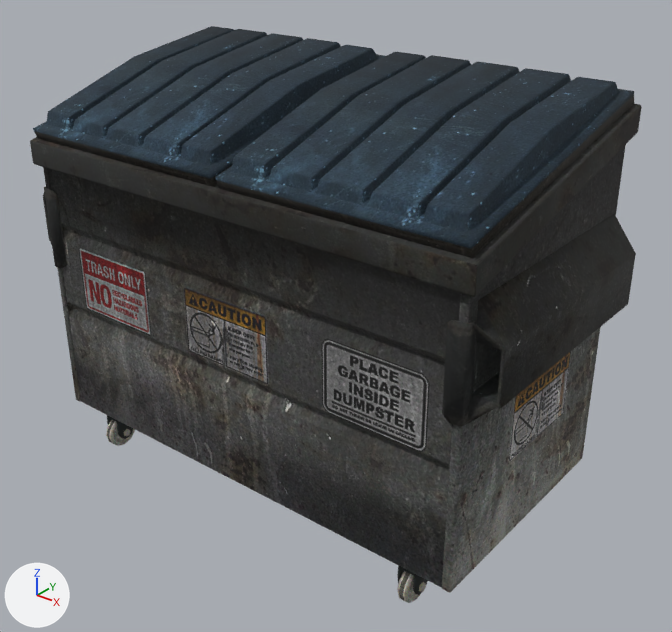
Renders of the COLLADA model media/models/dumpster/dumpster.dae from each side of a commit.
One viewpoint serves both versions: a camera (50 mm lens) standing at (3.61, -4.29, 3.9) and looking at (0.19, -0.01, 1.25). The axes (+X, +Y, +Z) are drawn at lower left. The lights are the same throughout. Objects named as collision shapes, trigger or cutter boxes, shadow casters or lower levels of detail are left out. Where no turn or scale is listed for an object, it has been applied to the vertices.

The older version as bpy lines, for what is in view:
```python
mat_dumpster = principled_material('dumpster')
mat_dumpster.texture = img_dumpster2_d_jpg
mat_dumpster.roughness = 0.9
me_dumpster2 = bpy.data.meshes.new('Dumpster2')
me_dumpster2.from_pydata(...)  # 2091 vertices, 3996 faces; spans x -27.9..26.4, y -55.1..55.1, z -0.2..86.3
me_dumpster2.materials.append(mat_dumpster)  # picture img_dumpster2_d_jpg
ob_dumpster2 = bpy.data.objects.new('Dumpster2', me_dumpster2)
ob_dumpster2.location = (0.001, 0.001, 0.0)
ob_dumpster2.rotation_euler = (0.0, 0.0, -1.571)  # degrees (0, 0, -90)
ob_dumpster2.scale = (0.0328, 0.0328, 0.0328)
```
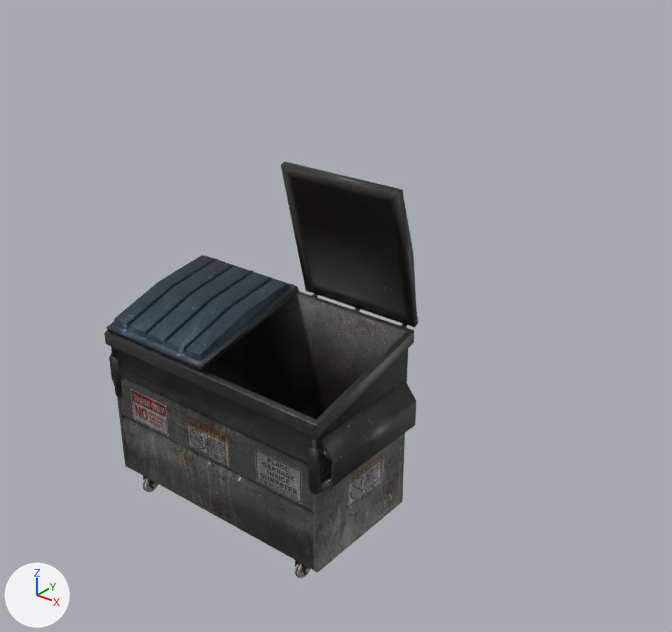
Where the newer file only moved an object's origin or applied its transform, the numbers keep the older frame.

Changed parts and their boxes (x1, y1, x2, y2) in the pictures (672 x 632 px; the box of a moved part takes in the faces that stretch with it):
'Dumpster2', surface changed, reshaped, moved, turned, rescaled: before (30, 26, 642, 603); after (104, 292, 416, 578)
'Dumpster2_002', now drawn (black): after (281, 162, 418, 327)
'Dumpster2_001', added (blue): after (106, 255, 299, 372)
part 1 of me_dumpster2, moved or reshaped: before (30, 104, 642, 592); after (104, 292, 414, 572)
part 2 of me_dumpster2, moved or reshaped: before (397, 571, 426, 603); after (295, 562, 311, 578)
part 3 of me_dumpster2, moved or reshaped: before (397, 565, 428, 595); after (295, 560, 310, 574)
part 4 of me_dumpster2, moved or reshaped: before (43, 187, 67, 268); after (109, 353, 122, 397)
part 5 of me_dumpster2, moved or reshaped: before (442, 214, 636, 426); after (308, 381, 416, 494)
part 6 of me_dumpster2, moved or reshaped: before (106, 420, 135, 446); after (143, 478, 158, 492)
part 7 of me_dumpster2, moved or reshaped: before (107, 415, 133, 439); after (143, 476, 157, 488)
part 8 of me_dumpster2, deleted (blue): before (33, 26, 634, 258)

The change, as a diff of the scene's bpy script:
```diff
--- a/media/models/dumpster/dumpster.dae.py
+++ b/media/models/dumpster/dumpster.dae.py
@@ mat_dumpster @@
 mat_dumpster.texture = img_dumpster2_d_jpg
-mat_dumpster.roughness = 0.9
+mat_dumpster.roughness = 0.44
@@ me_dumpster2 @@
 # used by ob_dumpster2; location = (0.001, 0.001, 0.0); rotation_euler = (0.0, 0.0, -1.571), in degrees (0, 0, -90); scale = (0.0328, 0.0328, 0.0328)
-me_dumpster2.from_pydata(...)  # 2091 vertices, 3996 faces; spans x -27.9..26.4, y -55.1..55.1, z -0.2..86.3
+me_dumpster2.from_pydata(...)  # 1223 vertices, 2304 faces; spans x -0.9..0.9, y -0.5..0.5, z 0.0..1.4
+# me_dumpster2 part 1: the loose piece of 229 vertices spanning x -26.4..26.4, y -51.4..51.4, z 9.6..82.0 is turned -90 degrees about the z axis through the mesh origin and scaled by 0.0172
+# me_dumpster2 part 2: the loose piece of 146 vertices spanning x 17.5..24.8, y 37.8..42.3, z -0.2..7.2 is turned -90 degrees about the z axis through the mesh origin and scaled by 0.0172
+# me_dumpster2 part 3: the loose piece of 52 vertices spanning x 15.7..23.3, y 38.1..42.0, z 2.0..9.8 is turned -90 degrees about the z axis through the mesh origin and scaled by 0.0172
+# me_dumpster2 part 4: the loose piece of 56 vertices spanning x -23.9..25.8, y -55.1..-46.5, z 42.5..62.5 is turned -90 degrees about the z axis through the mesh origin and scaled by 0.0172
+# me_dumpster2 part 5: the loose piece of 56 vertices spanning x -23.9..25.8, y 46.5..55.1, z 42.5..62.5 is turned -90 degrees about the z axis through the mesh origin and scaled by 0.0172
+# me_dumpster2 part 6: the loose piece of 146 vertices spanning x 17.5..24.8, y -42.2..-37.7, z -0.2..7.2 is turned -90 degrees about the z axis through the mesh origin and scaled by 0.0172
+# me_dumpster2 part 7: the loose piece of 52 vertices spanning x 15.7..23.3, y -41.9..-38.0, z 2.0..9.8 is turned -90 degrees about the z axis through the mesh origin and scaled by 0.0172
+# me_dumpster2 part 8: 8 loose pieces with 868 vertices, spanning x -27.9..26.1, y -50.1..50.1, z 69.8..86.3, are deleted
 me_dumpster2.materials.append(mat_dumpster)
@@ me_dumpster2_001 @@
+me_dumpster2_001.from_pydata(...)  # 434 vertices, 846 faces; spans x -0.421..0.432, y -0.92..0.012, z -0.19..0.096
+me_dumpster2_001.materials.append(mat_dumpster)  # picture img_dumpster2_d_jpg
@@ ob_dumpster2 @@
 ob_dumpster2 = bpy.data.objects.new('Dumpster2', me_dumpster2)
-ob_dumpster2.location = (0.001, 0.001, 0.0)
-ob_dumpster2.rotation_euler = (0.0, 0.0, -1.571)  # degrees (0, 0, -90)
-ob_dumpster2.scale = (0.0328, 0.0328, 0.0328)
+ob_dumpster2.location = (0.001, -0.59, 0.0)
@@ ob_dumpster2_001 @@
+ob_dumpster2_001 = bpy.data.objects.new('Dumpster2_001', me_dumpster2_001)
+ob_dumpster2_001.location = (-0.443, -0.12, 1.393)
```
